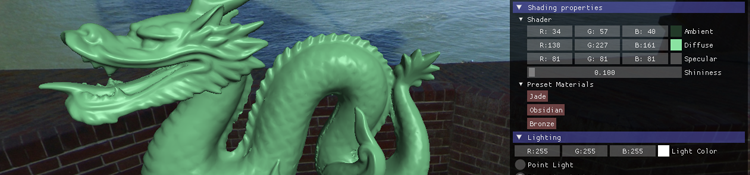
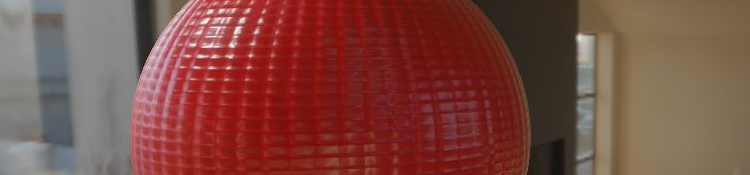
Revision of a layered 750px x 175px image; what changed, layer by layer:
added layer "Layer 9" above "Layer 8" over (x1=0, y1=0, x2=750, y2=175)
hid "Layer 8" over (x1=0, y1=0, x2=750, y2=175)
